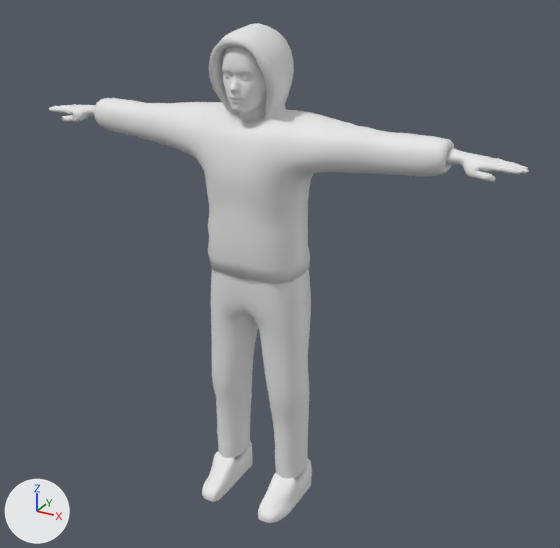
Two versions of the FBX model Assets/Models/NPC/base_caucasian_male.fbx, one commit apart.
Camera for both pictures: a 50 mm lens placed at (1.29, -2.14, 2.02), pointed at (-0.01, 0.22, 0.84). Arrows for +X, +Y and +Z are at lower left; the lights stay in place. Both versions are drawn at the pose saved in each file; the numbers are the values there.

In view in the first picture: 'Base_caucasian_male'.
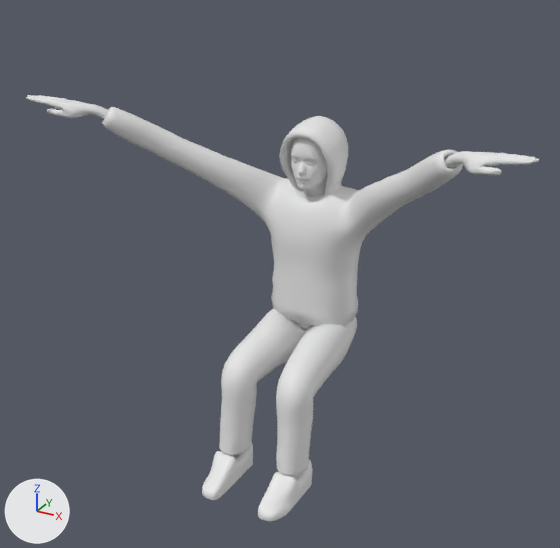
Boxes [x1, y1, x2, y2] around the edits, measured in the pictures (560 x 548 px):
'Base_caucasian_male', posed (7% wider, 15% shorter): before [49, 23, 529, 523]; after [26, 95, 539, 521]
bone 'DEF-spine', root to tip: before (265, 286) to (260, 255); after (318, 327) to (316, 303)
bone 'torso', root to tip: before (263, 271) to (296, 247); after (317, 315) to (343, 292)
bone 'DEF-thigh.L', root to tip: before (290, 285) to (290, 341); after (341, 328) to (320, 357)
bone 'DEF-shin.L', root to tip: before (290, 394) to (292, 433); after (296, 390) to (296, 430)
bone 'DEF-foot.L', root to tip: before (295, 470) to (280, 501); after (295, 469) to (281, 499)
bone 'DEF-thigh.R', root to tip: before (230, 272) to (230, 325); after (289, 315) to (264, 343)
bone 'DEF-shin.R', root to tip: before (230, 376) to (233, 414); after (237, 373) to (237, 412)
bone 'DEF-foot.R', root to tip: before (235, 449) to (220, 479); after (236, 449) to (221, 477)
bone 'DEF-upper_arm.L', root to tip: before (308, 125) to (341, 132); after (360, 199) to (379, 190)
bone 'DEF-forearm.L', root to tip: before (376, 140) to (416, 148); after (401, 181) to (427, 169)
bone 'DEF-hand.L', root to tip: before (458, 156) to (509, 168); after (458, 156) to (514, 160)
bone 'DEF-upper_arm.R', root to tip: before (215, 113) to (185, 113); after (280, 185) to (238, 168)
bone 'DEF-forearm.R', root to tip: before (157, 112) to (126, 111); after (195, 150) to (147, 130)
bone 'DEF-hand.R', root to tip: before (96, 109) to (63, 109); after (96, 109) to (48, 100)

The change in detail:
Bone 'DEF-spine' (bone_def_spine) moves from (0.0, 0.0, 0.0) to (0.0, -0.48, -0.348).
Bone 'torso' (bone_torso) moves from (0.0, 0.0, 0.0) to (0.0, 0.456, -0.378).
Bone 'DEF-thigh.L' (bone_def_thigh_l) turns from (0, 0, 0) to (-79, 0, 0) degrees about its own x, y and z.
Bone 'DEF-thigh.L' (bone_def_thigh_l) is rescaled from (1.0, 1.0, 1.0) to (1.02, 0.97, 1.02).
Bone 'DEF-shin.L' (bone_def_shin_l) turns from (0, 0, 0) to (70, 0, 0) degrees about its own x, y and z.
Bone 'DEF-shin.L' (bone_def_shin_l) is rescaled from (1.0, 1.0, 1.0) to (1.0, 0.95, 1.05).
Bone 'DEF-foot.L' (bone_def_foot_l) turns from (0, 0, 0) to (9, 0, 0) degrees about its own x, y and z.
Bone 'DEF-foot.L' (bone_def_foot_l) is rescaled from (1.0, 1.0, 1.0) to (0.98, 1.0, 1.02).
Bone 'DEF-thigh.R' (bone_def_thigh_r) turns from (0, 0, 0) to (-79, 0, 0) degrees about its own x, y and z.
Bone 'DEF-thigh.R' (bone_def_thigh_r) is rescaled from (1.0, 1.0, 1.0) to (1.02, 0.97, 1.02).
Bone 'DEF-shin.R' (bone_def_shin_r) turns from (0, 0, 0) to (70, 0, 0) degrees about its own x, y and z.
Bone 'DEF-shin.R' (bone_def_shin_r) is rescaled from (1.0, 1.0, 1.0) to (1.0, 0.95, 1.05).
Bone 'DEF-foot.R' (bone_def_foot_r) turns from (0, 0, 0) to (9, 0, 0) degrees about its own x, y and z.
Bone 'DEF-foot.R' (bone_def_foot_r) is rescaled from (1.0, 1.0, 1.0) to (0.98, 1.0, 1.02).
Bone 'DEF-upper_arm.L' (bone_def_upper_arm_l) turns from (0, 0, 0) to (51, 2, -4) degrees about its own x, y and z.
Bone 'DEF-upper_arm.L' (bone_def_upper_arm_l) is rescaled from (1.0, 1.0, 1.0) to (0.8, 1.57, 0.8).
Bone 'DEF-forearm.L' (bone_def_forearm_l) turns from (0, 0, 0) to (-3, 0, 0) degrees about its own x, y and z.
Bone 'DEF-forearm.L' (bone_def_forearm_l) is rescaled from (1.0, 1.0, 1.0) to (1.02, 0.97, 1.02).
Bone 'DEF-hand.L' (bone_def_hand_l) turns from (0, 0, 0) to (-46, 0, 5) degrees about its own x, y and z.
Bone 'DEF-hand.L' (bone_def_hand_l) is rescaled from (1.0, 1.0, 1.0) to (1.23, 1.03, 0.94).
Bone 'DEF-upper_arm.R' (bone_def_upper_arm_r) turns from (0, 0, 0) to (51, -2, 4) degrees about its own x, y and z.
Bone 'DEF-upper_arm.R' (bone_def_upper_arm_r) is rescaled from (1.0, 1.0, 1.0) to (0.8, 1.57, 0.8).
Bone 'DEF-forearm.R' (bone_def_forearm_r) turns from (0, 0, 0) to (-3, 0, 0) degrees about its own x, y and z.
Bone 'DEF-forearm.R' (bone_def_forearm_r) is rescaled from (1.0, 1.0, 1.0) to (1.02, 0.97, 1.02).
Bone 'DEF-hand.R' (bone_def_hand_r) turns from (0, 0, 0) to (-46, 0, -5) degrees about its own x, y and z.
Bone 'DEF-hand.R' (bone_def_hand_r) is rescaled from (1.0, 1.0, 1.0) to (1.23, 1.03, 0.94).
